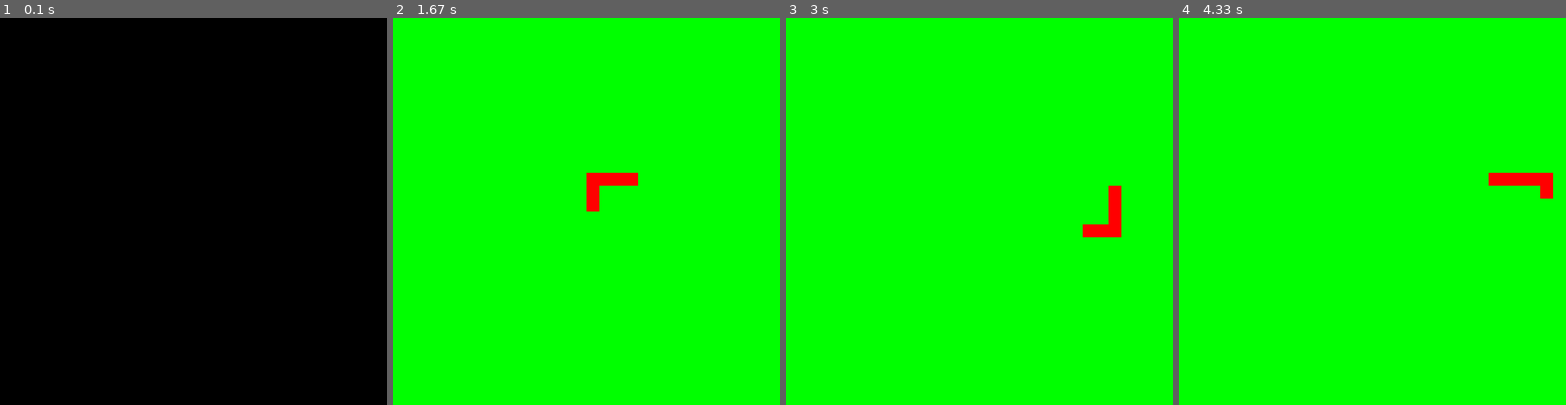
Above: before the commit, frames 1-4 (left to right).
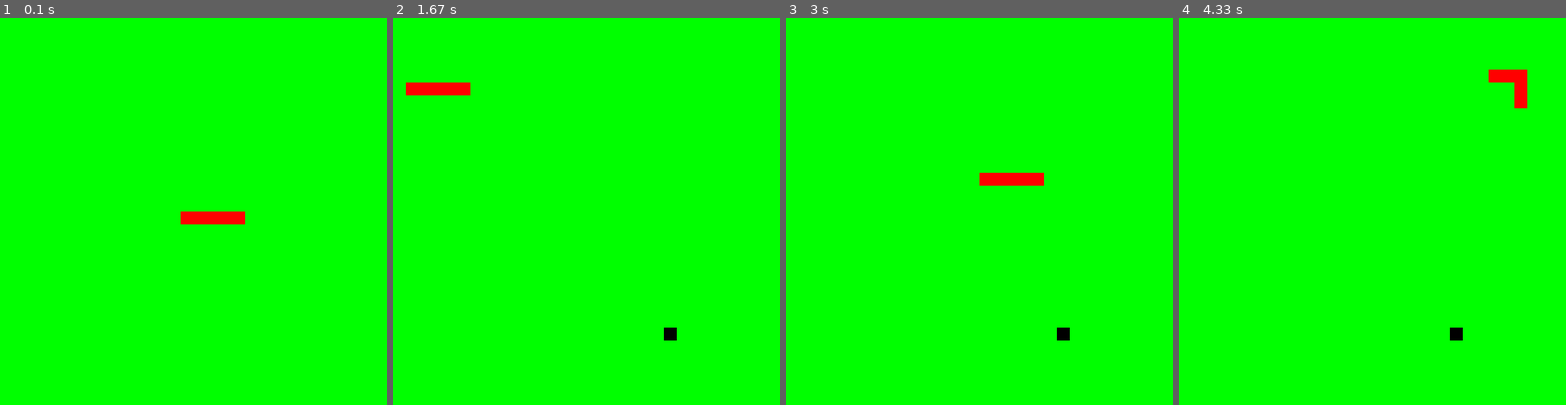
Above: after the commit, the same moments.

Repository: Paulo-Filipe/snakepygame
Game: pygame game, started from snake.py
The game is run twice, just before and just after one commit, with the same random seed, the same clock (stepped at 60 frames per second) and the same inputs.
Inputs:
- Up to frame 1 (0.1 s): no input
- Up to frame 2 (1.67 s): hold Up 0.83-1.3 s; hold Right from 1.33 s (still down)
- Up to frame 3 (3 s): release Right at 1.8 s; hold Down 2.4-2.7 s; hold Left from 2.73 s (still down)
- Up to frame 4 (4.33 s): release Left at 3.13 s; hold Up 3.17-3.53 s; hold Right 3.57-4.2 s; hold Down from 4.23 s (still down)

The runs differ from the first frame. In frame 1, 100% of the frame differs, in the area x 0-100%, y 0-100%; in frame 2, 1.3%; in frame 3, 1.3%; in frame 4, 1.3%.

Commit message:
spawn snake food

Diff:
--- a/game/display.py
+++ b/game/display.py
@@ -9,6 +9,6 @@
 pygame.display.set_caption("Snake")
 
 # Assign FPS a value
-FPS = 1
+FPS = 60
 Clock = pygame.time.Clock()
 FramePerSec= Clock.tick(FPS)
--- a/game/snake_services.py
+++ b/game/snake_services.py
@@ -1,4 +1,8 @@
-import pygame, sys
+import pygame
+import sys
+import random
+from game import display
+
 
 def draw_snake_tile(display, color, x, y, tile_size):
     return pygame.draw.rect(display, color, (x, y, tile_size, tile_size))
@@ -9,3 +13,33 @@
     for i in range(snake_size):
         snake_body.append((x + i * tile, y, direction))
     return snake_body
+
+
+def isInSnake(snake, food):
+    (x_food, y_food) = food
+    for tile in snake:
+        (x_tile, y_tile, direction_tile) = tile
+        if x_tile == x_food and y_tile == y_food:
+            return True
+    return False
+
+
+def spawn_food(tile_size, snake, food):
+    (x_food, y_food) = food
+    while isInSnake(snake, (x_food, y_food)) or (x_food, y_food) == (None, None):
+        x = random.randrange(0, display.display_size, tile_size)
+        y = random.randrange(0, display.display_size, tile_size)
+        (x_food, y_food) = (x, y)
+    return (x_food, y_food)
+
+
+def add_tile(snake,snake_directions):
+    (last_x, last_y, last_direction) = snake[-1]
+
+    print(snake[-1])
+
+    (dir_x, dir_y) = snake_directions[last_direction]
+
+    snake.append((last_x+dir_y, last_y+dir_x, last_direction))
+
+    print(snake[-1])
--- a/snake.py
+++ b/snake.py
@@ -1,7 +1,7 @@
 import pygame
 import sys
+import random
 from game import assets, controls, display, snake_services
-
 
 
 # Initialize program
@@ -9,12 +9,13 @@
 
 # describing snake
 tile_size = 20
-snake_size = 6
+snake_size = 5
 direction = controls.controllers['LEFT']
 position_x = display.display_size / 2
 position_y = display.display_size / 2
 
-snake = snake_services.create_snake(tile_size, snake_size, direction, position_x, position_y)
+snake = snake_services.create_snake(
+    tile_size, snake_size, direction, position_x, position_y)
 
 # describing directions
 snake_directions = {
@@ -26,9 +27,18 @@
 # defines the limits where the snake will be drawn.
 legal_display_range = display.display_size
 
+# points
+points = 0
+frame_counter = 0
+food_spawn_interval = 9
+
+food_pos = (None, None)
+
+spawn = False
+
 # Beginning Game Loop
 while True:
-    pygame.time.delay(100)
+    pygame.time.delay(50)
     for event in pygame.event.get():
         if event.type == pygame.QUIT:
             pygame.quit()
@@ -40,10 +50,40 @@
 
     display.DISPLAY.fill(assets.colors['GREEN'])
 
-    # Check for colisions
+    # Check for colisions between head and body.
+    (x_0, y_0, direction_0) = snake[0]
+    collision = False
+    for i in range(3, len(snake)):
+        (x_i, y_i, direction_i) = snake[i]
+        if x_0 == x_i and y_0 == y_i:
+            collision = True
+            break
+    if collision:
+        pygame.quit()
+        sys.exit()
 
-    # Check for incrising the snake size.
+    # Check for incrising the snake size - collision with food - spawn food.
+    if frame_counter < food_spawn_interval:
+        if food_pos != (None, None):
+            (x_food_pos, y_food_pos) = food_pos
+            snake_services.draw_snake_tile(display.DISPLAY, assets.colors['BLACK'], x_food_pos, y_food_pos, tile_size)
 
+        frame_counter += 1
+
+    else:
+        frame_counter = 0
+        if food_pos == (None, None):
+            (x_rand, y_rand) = snake_services.spawn_food(tile_size, snake, food_pos)
+            food_pos = (x_rand, y_rand)
+            snake_services.draw_snake_tile(display.DISPLAY, assets.colors['BLACK'], x_rand, y_rand, tile_size)
+
+    if food_pos != (None, None) and snake_services.isInSnake(snake, food_pos):
+        snake_services.add_tile(snake, snake_directions)
+        print(len(snake))
+        food_pos = (None, None)
+
+
+    #start computing movement
     for i in range(snake_size-1, -1, -1):
         (x, y, direction) = snake[i]
         (move_x, move_y) = snake_directions[direction]
@@ -51,7 +91,8 @@
         new_pos_y = (y + move_y) % legal_display_range
 
         # draw on new position.
-        snake_services.draw_snake_tile(display.DISPLAY, assets.colors['RED'], new_pos_x, new_pos_y, tile_size)
+        snake_services.draw_snake_tile(
+            display.DISPLAY, assets.colors['RED'], new_pos_x, new_pos_y, tile_size)
 
         if i == 0:  # change all directions, except for the head. update all positions.
             snake[i] = (new_pos_x, new_pos_y, direction)
